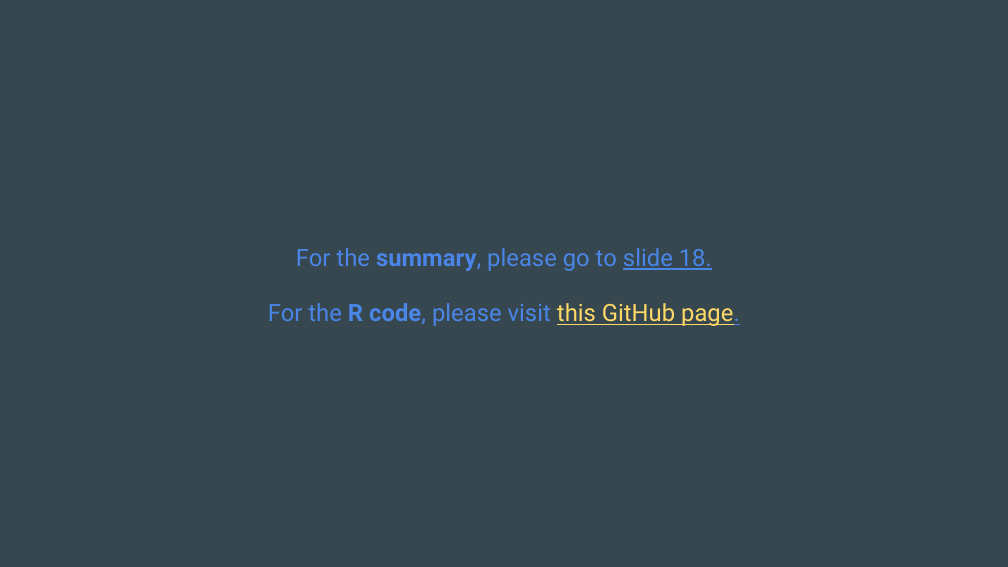
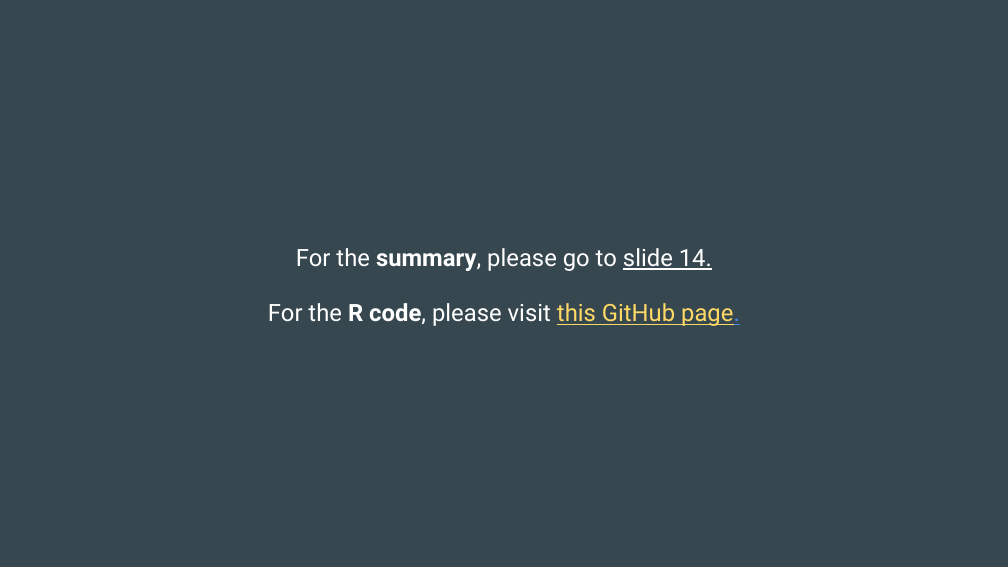
Before and after one commit to Takekuro/Cyclistic, a slide deck: slide 3 of Slides/2021_11_Cyclistic_Analysis_Members_Casual.pptx. Drawn at 1008x567 pixels with LibreOffice and Linux fonts; fonts in the diff are those of the drawing. Boxes give left, top, right and bottom in pixels: in the first picture for what was removed or moved away, otherwise in the second. Text is boxed around its words. In the diff, an @@ line names an element or a change of style, - is before the commit and + after.

```diff
--- a/Slides/2021_11_Cyclistic_Analysis_Members_Casual.pptx
+++ b/Slides/2021_11_Cyclistic_Analysis_Members_Casual.pptx
@@ text at (296, 248, 712, 271): text changed; text colour #4A86E8 to #FFFFFF @@
-For the summary, please go to slide 18.
+For the summary, please go to slide 14.
@@ text at (268, 303, 740, 326): text colour #4A86E8 to #FFFFFF in "For the R code, please visit" @@
```
Also in this commit, not shown: 10 other slides changed, 1 slide added, 1 slide removed.
